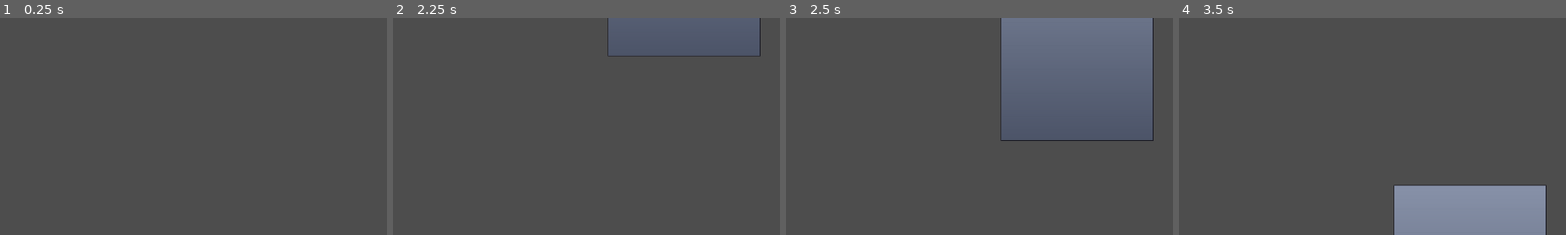
Above: before the commit, frames 1-4 (left to right).
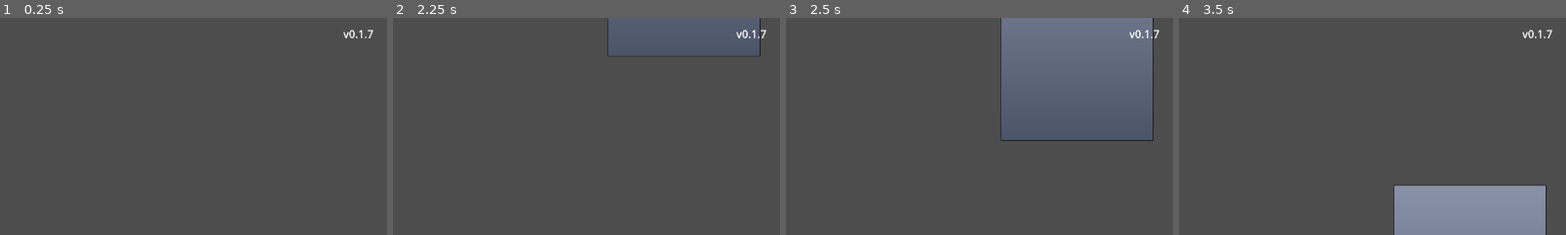
Above: after the commit, the same moments.

Repository: jenemia/BuildingSlash
Game: Godot game, scene res://scenes/Main.tscn
Same seed, same stepped clock (60 frames per second), same inputs: the game is played once before the commit and once after it.
Inputs (mouse positions are % of the whole screen's width and height, from its top left):
- Up to frame 1 (0.25 s): no input
- Up to frame 2 (2.25 s): tap Enter at 0.5 s; move the mouse to (72, 45) at 0.52 s; hold D (move_right) 0.53-1.25 s; tap Z (attack) at 0.6, 2.1 s; click (72, 45) at 0.67 s; tap Space (jump) at 0.77 s; drag from (30, 55) to (43, 68) at 1.27 s; move the mouse to (60, 28) at 2.02 s; hold A (move_left) from 2.03 s (still down)
- Up to frame 3 (2.5 s): keep holding A (move_left)
- Up to frame 4 (3.5 s): release A (move_left) at 2.75 s; drag from (45, 70) to (20, 35) at 2.77 s
The pictures show only the part of the screen within x 50-100%, y 0-50%; the shares and areas given below are measured in that part.

The runs differ from the first frame. In frame 1, 0.1% of the frame differs, in the area x 88-97%, y 5-10%; in frame 2, 0.1%; in frame 3, 0.1%; in frame 4, 0.1%.

Commit message:
feat(ui): show responsive version label at top-right

Diff:
--- a/node_2d.tscn
+++ b/node_2d.tscn
@@ -48,6 +48,17 @@
 [node name="GameFlow" type="Node" parent="." unique_id=1978976056]
 script = ExtResource("9_flow")
 
+[node name="VersionOverlay" type="CanvasLayer" parent="." unique_id=164444321]
+layer = 30
+
+[node name="VersionLabel" type="Label" parent="VersionOverlay" unique_id=566123990]
+offset_left = 1080.0
+offset_top = 14.0
+offset_right = 1260.0
+offset_bottom = 44.0
+horizontal_alignment = 2
+text = "v0.0.0"
+
 [node name="MobileControls" type="CanvasLayer" parent="." unique_id=1617103478]
 layer = 10
 
--- a/project.godot
+++ b/project.godot
@@ -11,7 +11,7 @@
 [application]
 
 config/name="BuildingSlash"
-config/version="0.1.6"
+config/version="0.1.7"
 run/main_scene="res://scenes/Main.tscn"
 config/features=PackedStringArray("4.6", "Mobile")
 config/icon="res://icon.svg"
--- a/scripts/main/game_root.gd
+++ b/scripts/main/game_root.gd
@@ -10,8 +10,13 @@
 @onready var player: Node2D = $Player
 @onready var player_collision: CollisionShape2D = $Player/CollisionShape2D
 @onready var camera: Camera2D = $Player/Camera2D
+@onready var version_label: Label = get_node_or_null("VersionOverlay/VersionLabel")
+
+@export var version_margin_right: float = 20.0
+@export var version_margin_top: float = 12.0
 
 func _ready() -> void:
+	_update_version_label()
 	_layout_for_viewport()
 	if get_viewport() != null:
 		get_viewport().size_changed.connect(_layout_for_viewport)
@@ -48,6 +53,8 @@
 		camera.top_level = true
 		camera.global_position = viewport_size * 0.5
 
+	_layout_version_label(viewport_size)
+
 func _get_player_ground_offset() -> float:
 	if player_collision == null:
 		return player_spawn_height_from_ground
@@ -57,3 +64,18 @@
 		return player_spawn_height_from_ground
 
 	return player_collision.position.y + rect.size.y * 0.5
+
+func _update_version_label() -> void:
+	if version_label == null:
+		return
+	var version := str(ProjectSettings.get_setting("application/config/version", "0.0.0"))
+	version_label.text = "v%s" % version
+
+func _layout_version_label(viewport_size: Vector2) -> void:
+	if version_label == null:
+		return
+
+	# 해상도 대응: 우상단 고정
+	var width := 160.0
+	version_label.position = Vector2(viewport_size.x - version_margin_right - width, version_margin_top)
+	version_label.size = Vector2(width, 28.0)
Not shown, changed: VERSION.txt
Not shown, changed: index.html
Not shown, changed: index.pck
